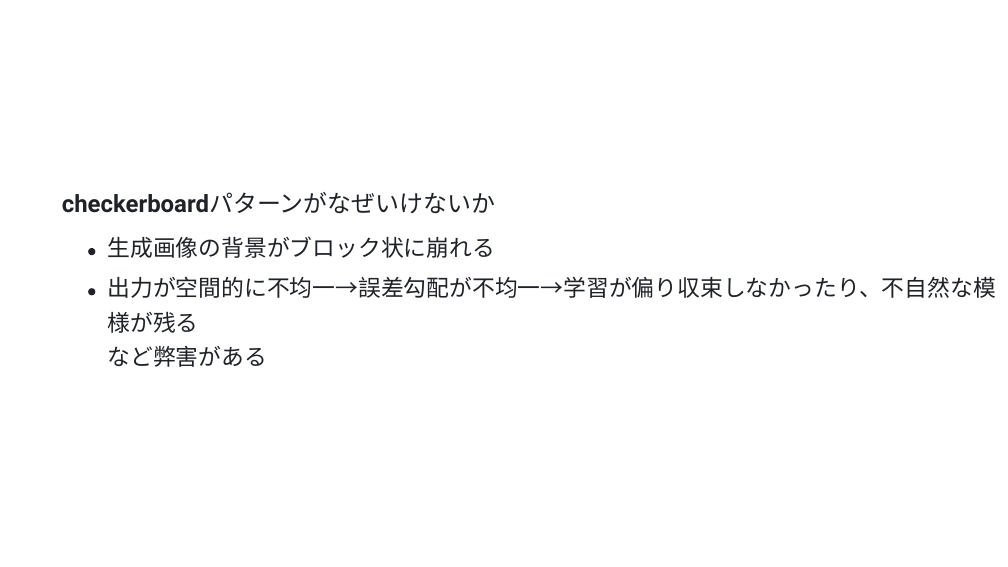
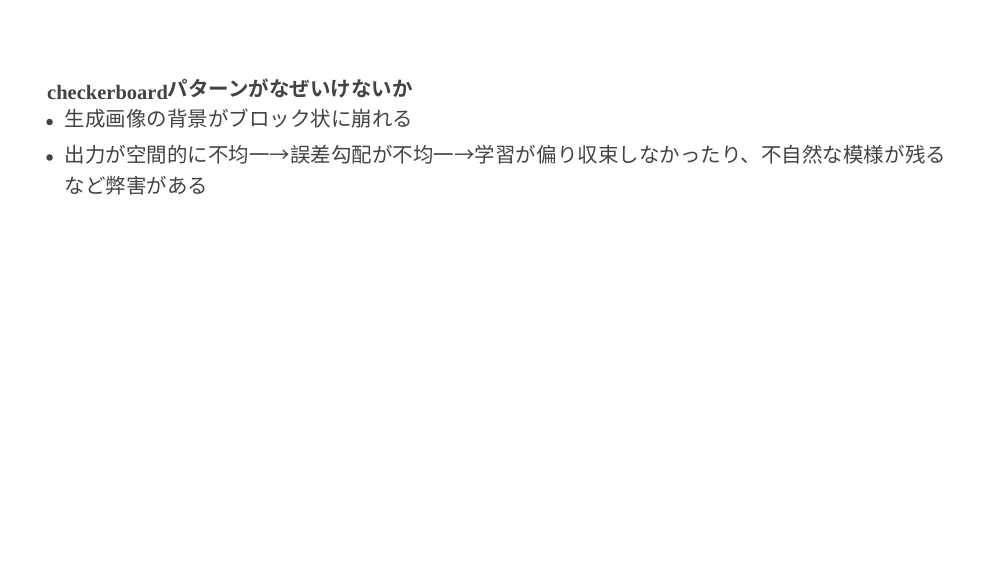
Before and after one commit to frinfo702/slides, a slide deck: slide 8 of nishikawa-lab/pptx/20251017_presentation.pptx. Drawn at 1008x567 pixels with LibreOffice and Linux fonts; fonts in the diff are those of the drawing. Boxes give left, top, right and bottom in pixels: in the first picture for what was removed or moved away, otherwise in the second. Text is boxed around its words. In the diff, an @@ line names an element or a change of style, - is before the commit and + after.

Commit message:
add slide theme path

```diff
--- a/nishikawa-lab/pptx/20251017_presentation.pptx
+++ b/nishikawa-lab/pptx/20251017_presentation.pptx
@@ text added at (47, 85, 168, 99), 19.5 pt, text #434343, bold @@
+checkerboard
@@ text at (168, 78, 413, 98): text changed; size 22.8 to 19.5 pt; font Roboto to Arial; text colour #1F2328 to #434343 @@
-checkerboardパターンがなぜいけないか
+パターンがなぜいけないか
@@ freeform shape added at (46, 119, 52, 125), fill #434343 @@
@@ text "⽣成画像の背景がブロック状に崩れる": place and size @@
-text "⽣成画像の背景がブロック状に崩れる" at (107, 236, 495, 258)
+text "⽣成画像の背景がブロック状に崩れる" at (65, 108, 414, 128)
@@ text "⽣成画像の背景がブロック状に崩れる" at (65, 108, 414, 128): size 21.7 to 19.5 pt, font Roboto to Lato, text colour #1F2328 to #434343 @@
@@ text at (65, 144, 946, 164): text changed; size 21.7 to 19.5 pt; font Roboto to Lato; text colour #1F2328 to #434343 @@
-出⼒が空間的に不均⼀→誤差勾配が不均⼀→学習が偏り収束しなかったり、不⾃然な模
+出⼒が空間的に不均⼀→誤差勾配が不均⼀→学習が偏り収束しなかったり、不⾃然な模様が残る
@@ freeform shape added at (46, 154, 52, 160), fill #434343 @@
@@ text "など弊害がある" at (65, 176, 209, 195): size 21.7 to 19.5 pt, font Roboto to Lato, text colour #1F2328 to #434343 @@
@@ text "など弊害がある": place and size @@
-text "など弊害がある" at (107, 346, 267, 367)
+text "など弊害がある" at (65, 176, 209, 195)
@@ freeform shape removed at (88, 248, 95, 255) @@
@@ freeform shape removed at (88, 288, 95, 295) @@
@@ text removed at (108, 311, 199, 333) @@
-様が残る
```
Also in this commit, not shown: 16 other slides changed, 6 other files.
